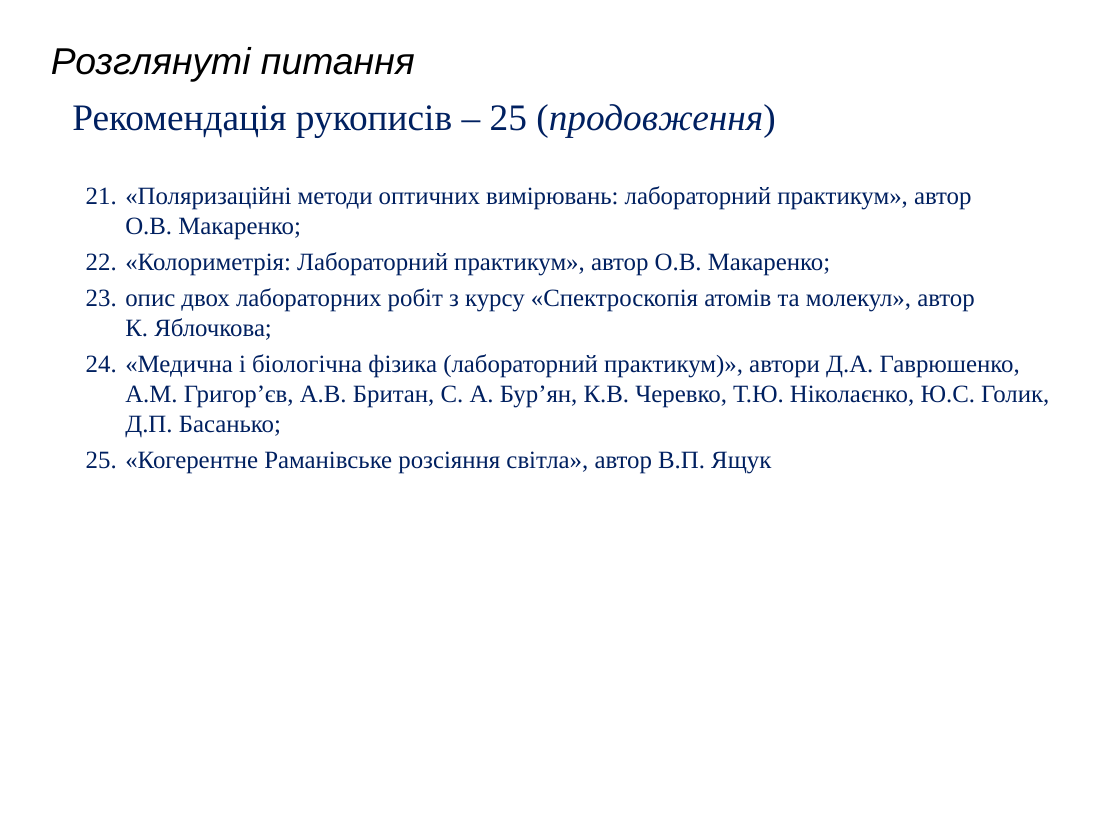
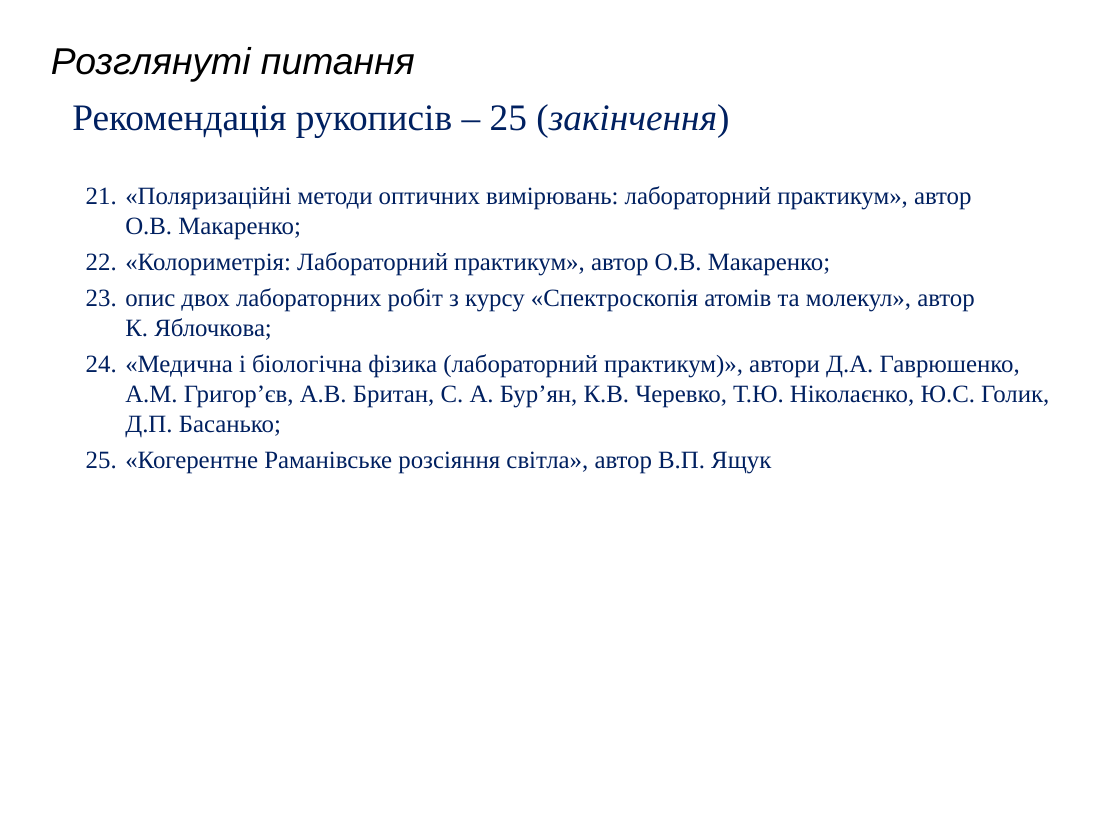
Before and after one commit to l432/NMK, a slide deck: slide 4 of Olikh/Zvit/24_25/Zvit24_245.ppt. Drawn at 1120x840 pixels with LibreOffice and Linux fonts; fonts in the diff are those of the drawing; background and template pictures are left out. Boxes give left, top, right and bottom in pixels: in the first picture for what was removed or moved away, otherwise in the second. Text is boxed around its words. In the diff, an @@ line names an element or a change of style, - is before the commit and + after.

```diff
--- a/Olikh/Zvit/24_25/Zvit24_245.ppt
+++ b/Olikh/Zvit/24_25/Zvit24_245.ppt
@@ text at [72, 104, 729, 137]: text changed @@
-Рекомендація рукописів – 25 (продовження)
+Рекомендація рукописів – 25 (закінчення)
```
Also in this commit, not shown: 2 other slides changed, 9 other files.
